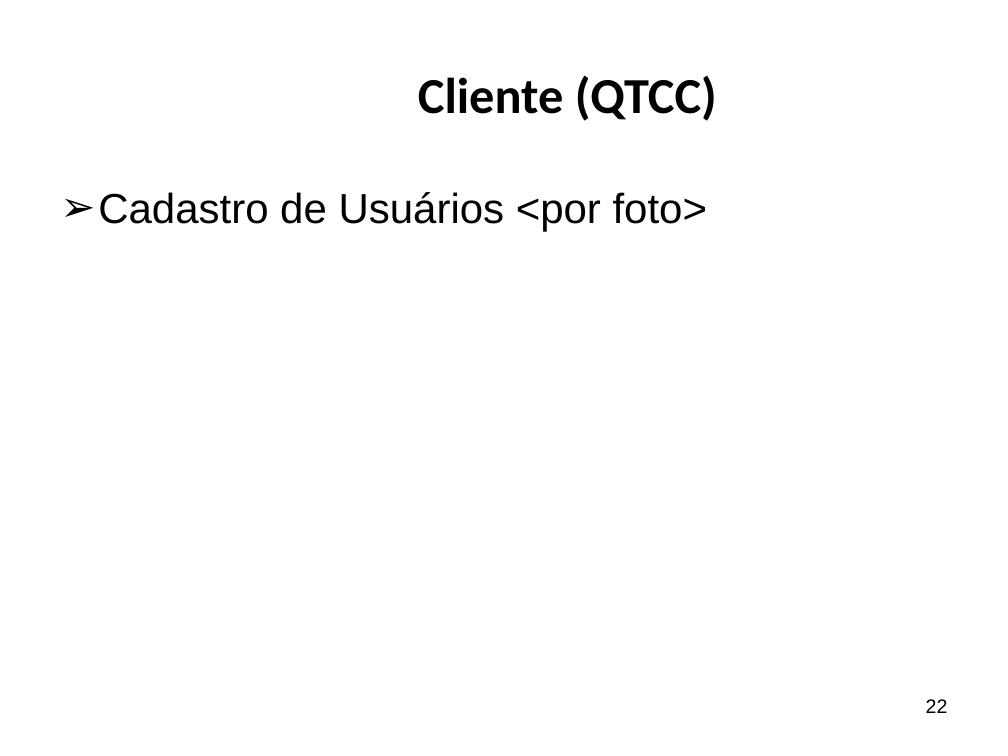
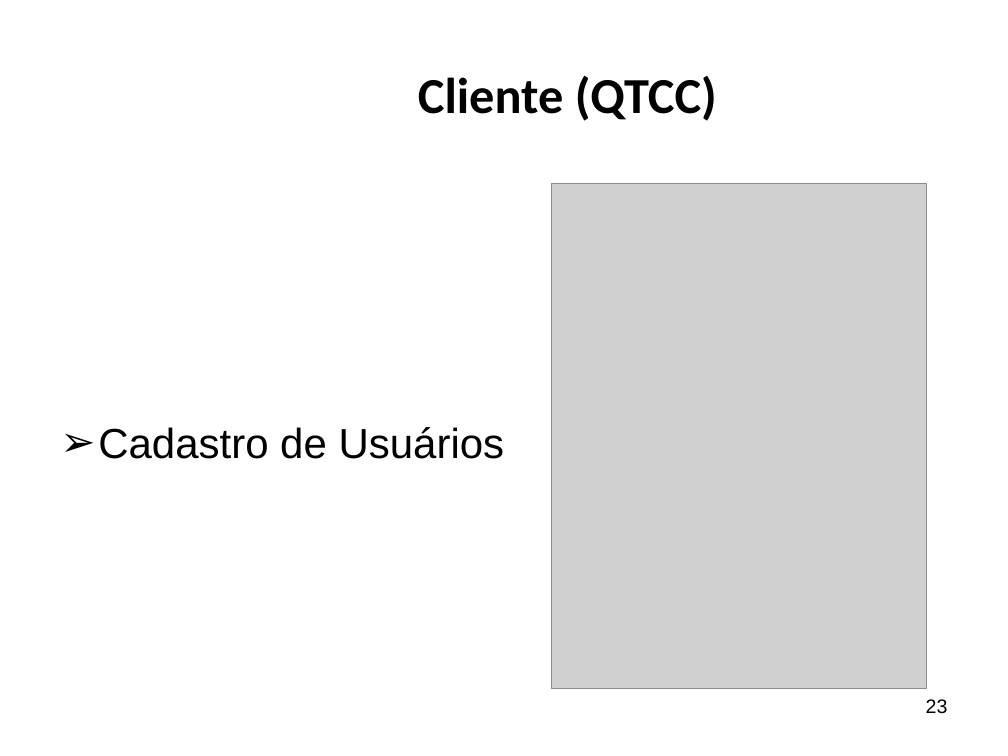
Before and after one commit to ricardopetrere/TCC_FTT, a slide deck: slide 23 of documentos/Apresentação Banca.pptx (slide 22 before the commit). Drawn at 1008x756 pixels with LibreOffice and Linux fonts; fonts in the diff are those of the drawing; grey boxes stand for pictures; background and template pictures are left out. Boxes give left, top, right and bottom in pixels: in the first picture for what was removed or moved away, otherwise in the second. Text is boxed around its words. In the diff, an @@ line names an element or a change of style, - is before the commit and + after.

```diff
--- a/documentos/Apresentação Banca.pptx
+++ b/documentos/Apresentação Banca.pptx
@@ picture added at bbox=[551, 183, 926, 688] @@
@@ text at bbox=[98, 427, 505, 459]: text changed @@
-➢ Cadastro de Usuários <por foto>
+➢ Cadastro de Usuários
@@ page number at bbox=[926, 699, 948, 714]: text changed @@
-22
+23
```
Also in this commit, not shown: 8 other slides changed, 1 slide added, 1 other file.
